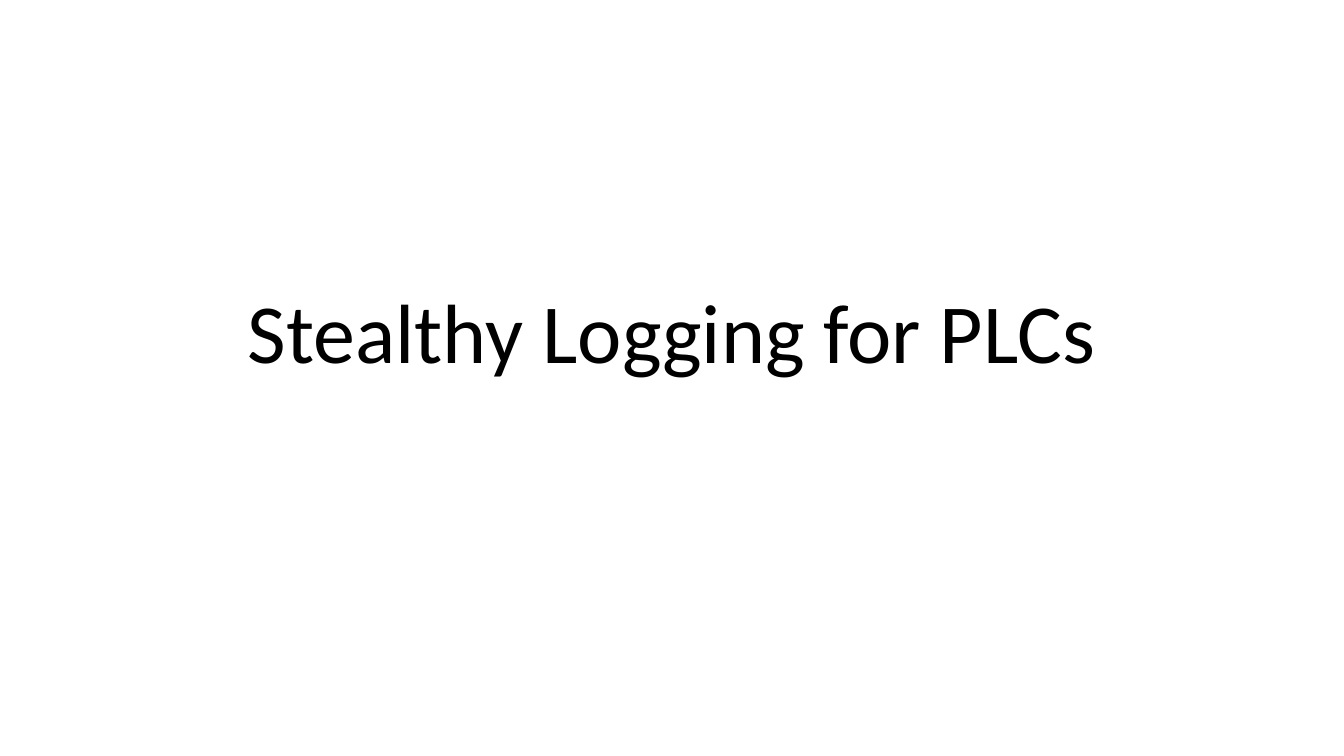
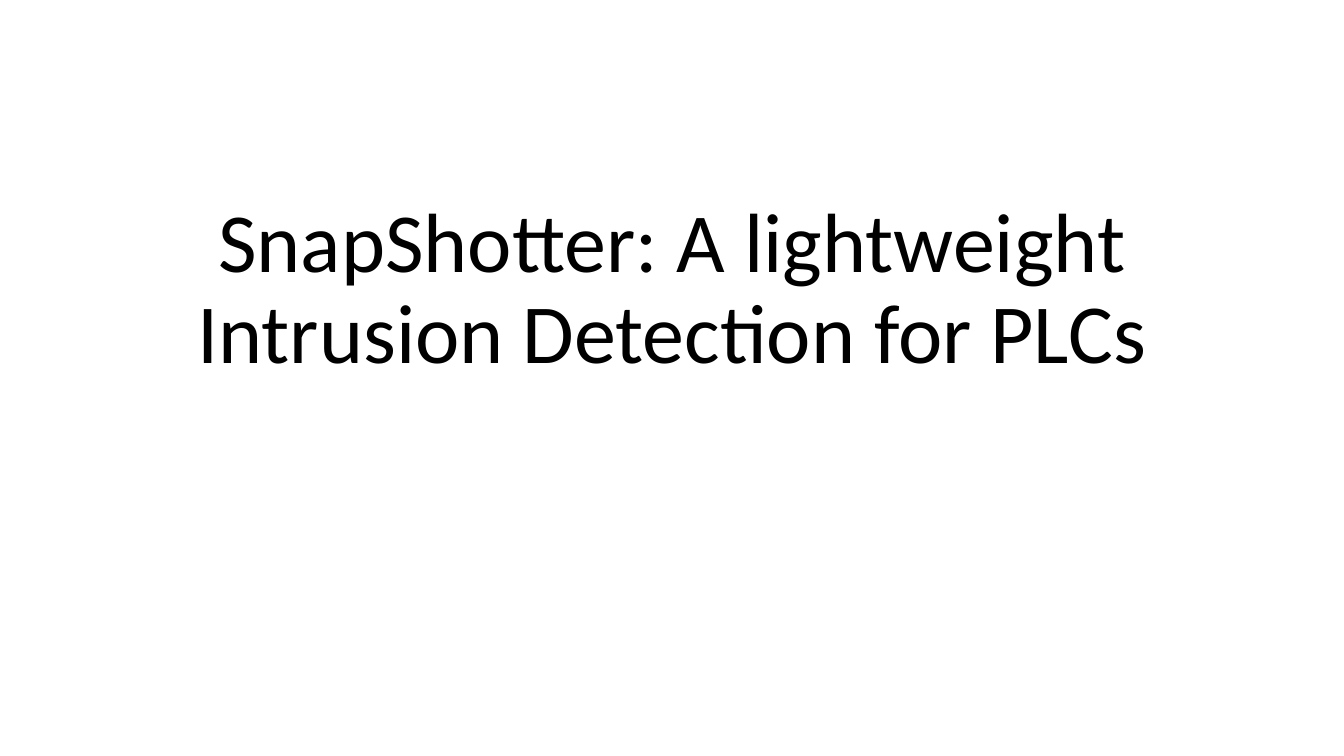
Before and after one commit to ChengluJin/Snapshotter, a slide deck: slide 1 of slides/Stealthy Logging for PLCs.pptx. Drawn at 1344x756 pixels with LibreOffice and Linux fonts; fonts in the diff are those of the drawing. Boxes give left, top, right and bottom in pixels: in the first picture for what was removed or moved away, otherwise in the second. Text is boxed around its words. In the diff, an @@ line names an element or a change of style, - is before the commit and + after.

Commit message:
updated slides

```diff
--- a/slides/Stealthy Logging for PLCs.pptx
+++ b/slides/Stealthy Logging for PLCs.pptx
@@ title at box(197, 213, 1146, 364): text changed @@
-Stealthy Logging for PLCs
+SnapShotter: A lightweight Intrusion Detection for PLCs
```
Also in this commit, not shown: 2 other files.
